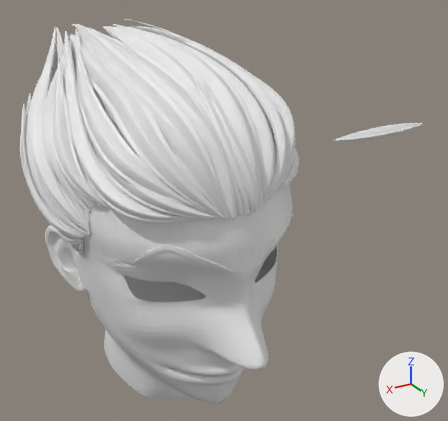
The Blender file hisoka1.blend, before and after one commit.
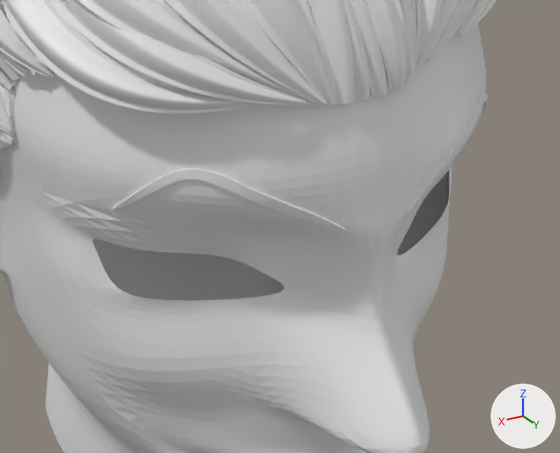
The first picture shows the older version from a camera (50 mm lens) standing at (2.11, 4.59, 1.92) and looking at (-0.88, -0.39, -0.57). The close-ups show both versions on the part from 19% to 72% of the width and 41% to 87% of the height of that picture; other places that the commit changed are outside them. The axes (+X, +Y, +Z) are drawn at lower right. The lights are the same throughout.

Script lines for the objects in view, before the commit:
```python
ob_nurbspath_011 = bpy.data.objects.new('NurbsPath.011', cu_nurbspath_011)
ob_nurbspath_011.location = (-0.502, 1.126, 0.97)
ob_nurbspath_011.rotation_euler = (-0.429, -1.404, -1.116)  # degrees (-25, -80, -64)
ob_nurbspath_011.scale = (0.291, -0.291, 0.291)
ob_plane = bpy.data.objects.new('Plane', me_plane)
ob_plane.location = (0.0, 0.0, 0.0)
ob_plane.rotation_euler = (-1.567, 0.0, 0.0)  # degrees (-90, 0, 0)
ob_plane_001 = bpy.data.objects.new('Plane.001', me_plane_001)
ob_plane_001.location = (0.0, 0.0, 0.0)
ob_plane_001.rotation_euler = (-1.567, 0.0, 0.0)  # degrees (-90, 0, 0)
# me_plane
# before: 31 (-0.29, 0.37, 1.14), 37 (-0.66, 0.46, 0.83), 48 (-0.16, 0.45, 1.19), 49 (-0.32, 0.48, 1.12), 50 (-0.6, 0.5, 0.92)
# before: 51 (-0.7, 0.29, 0.78), 52 (-0.62, 0.31, 0.96), 53 (-0.36, 0.31, 1.09), 252 (-0.67, 0.35, 0.81)
# also in view: 'NurbsPath.021' at (-0.55, 0.37, 0.67); 'NurbsPath.113' at (-0.07, 0.29, 0.76); 'NurbsPath.007' at (0.4, 0.31, 0.75); 'NurbsPath.005' at (0.2, 0.28, 0.74); 'NurbsPath.138' at (0.03, 1.06, 0.64)
```
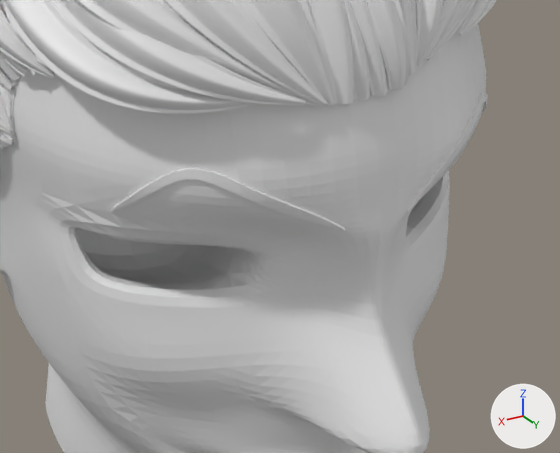
Edits to the bpy script that builds the scene:
```text
Change me_plane:
    where me_plane.from_pydata(...)  # 300 vertices, 270 faces; spans x -1.0..0.0, y -0.86..1.93, z -0.61..1.68
    used by ob_plane; location = (0.0, 0.0, 0.0); rotation_euler = (-1.567, 0.0, 0.0), in degrees (-90, 0, 0)
    verts and faces of me_plane; kept vertices keep their numbers, new ones are numbered from 300
    me_plane part 1
    add verts[37] = (-0.62, 0.44, 0.85)  # moved
    add verts[48] = (-0.31, 0.36, 1.13)  # moved
    add verts[49] = (-0.32, 0.43, 1.12)  # moved
    add verts[50] = (-0.6, 0.39, 0.92)  # moved
    add verts[52] = (-0.62, 0.39, 0.96)  # moved
    add verts[53] = (-0.36, 0.39, 1.09)  # moved
    add verts[300] = (-0.13, 0.29, 0.74)
    add verts[301] = (-0.72, 0.48, 0.31)
    add verts[302] = (-0.14, 0.84, 0.43)
    add verts[303] = (-0.66, 0.81, 0.19)
    add verts[304] = (-0.71, 0.24, 0.26)
    add verts[305] = (-0.61, 0.06, 0.4)
    add verts[306] = (-0.19, 0.07, 0.55)
    add verts[307] = (-0.7, 0.34, 0.29)
    add faces += [(49, 302, 306, 300), (37, 252, 307, 301), (52, 53, 306, 305), (49, 50, 303, 302), (31, 300, 306, 53), (37, 301, 303, 50)]
    add faces += [(51, 304, 307, 252), (51, 52, 305, 304), (31, 48, 49, 300), (302, 303, 305, 306), (301, 307, 304, 305, 303)]
```

Changed parts and their boxes [x1, y1, x2, y2] in the close-ups (560 x 453 px):
part 1 of me_plane, built on
    before: [49, 158, 456, 322]
    after: [49, 143, 468, 318]
